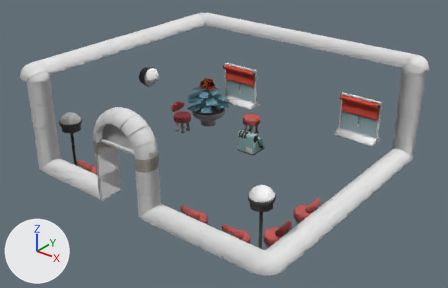
What one commit did to the glTF model www/models/iso_scenes/8.glb.
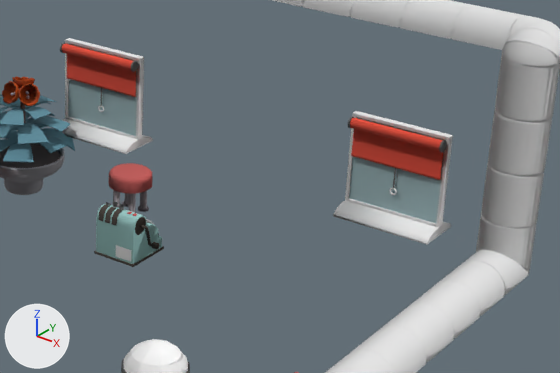
The first picture shows the older version from a 50 mm lens placed at (21.77, -24.37, 15.59), pointed at (6.64, -5.45, 3.86). The close-ups show both versions on the part from 44% to 95% of the width and 16% to 69% of the height of that picture; other places that the commit changed are outside them. The lights are fixed; the arrows at lower left show +X, +Y and +Z. Where no turn or scale is listed for an object, it has been applied to the vertices. Vertices at the same position are counted once.

Objects in the first close-up: 'colored', 'textured_35e3ba26'.
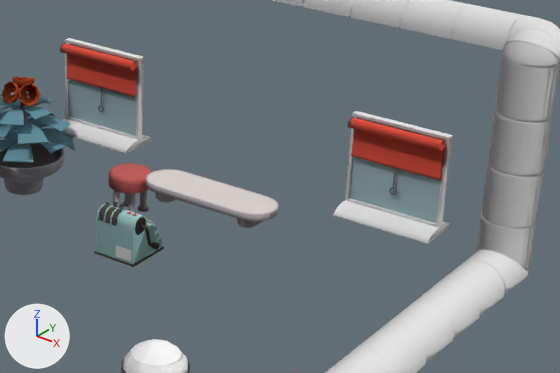
Scene script edits in JSON lines:
```json
{"block": "me_mesh_0", "where": "# used by ob_colored; location = (0.0, 0.0, 0.0)"}
{"op": "remove", "block": "me_mesh_0", "code": "me_mesh_0.from_pydata(...)  # 11231 vertices, 20800 faces; spans x 0.84..12.16, y -10.16..0.99, z 2.0..5.94"}
{"op": "add", "block": "me_mesh_0", "code": "me_mesh_0.from_pydata(...)  # 11323 vertices, 20964 faces; spans x 0.84..12.16, y -10.16..0.99, z 2.0..5.94"}
{"block": "me_mesh_0", "change": "me_mesh_0 part 1: a new loose piece of 88 vertices spanning x 5.0..8.0, y -1.0..0.0, z 2.84..3.0, in mat_material_0"}
{"block": "me_mesh_0", "change": "me_mesh_0 part 2: a new loose piece of 26 vertices spanning x 5.44..5.59, y -0.97..0.0, z 2.5..2.87, in mat_material_0"}
{"block": "me_mesh_0", "change": "me_mesh_0 part 3: a new loose piece of 26 vertices spanning x 7.41..7.56, y -0.97..0.0, z 2.5..2.87, in mat_material_0"}
{"block": "me_mesh_0", "change": "me_mesh_0 part 4: the loose piece of 24 vertices spanning x 3.93..3.97, y 0.21..0.44, z 4.74..4.97 is deleted"}
{"block": "me_mesh_0", "change": "me_mesh_0 part 5: the loose piece of 24 vertices spanning x 10.93..10.97, y 0.21..0.44, z 4.74..4.97 is deleted"}
{"block": "me_mesh_0", "change": "me_mesh_0 part 6: 8 vertices moved from x 2.0..4.0, y 0.01..0.99, z 2.98..3.0 to x 2.0..4.0, y 0.01..0.99, z 3.0..3.17"}
{"block": "me_mesh_0", "change": "me_mesh_0 part 7: 8 vertices moved from x 9.0..11.0, y 0.01..0.99, z 2.98..3.0 to x 9.0..11.0, y 0.01..0.99, z 3.0..3.17"}
```

Boxes (x1, y1, x2, y2) around the edits, measured in the close-ups (560 x 373 px; the box of a moved part takes in the faces that stretch with it):
```json
{"part": 1, "of": "me_mesh_0", "change": "added", "after": [146, 169, 279, 221]}
{"part": 2, "of": "me_mesh_0", "change": "added", "after": [155, 193, 176, 203]}
{"part": 3, "of": "me_mesh_0", "change": "added", "after": [237, 218, 263, 228]}
{"part": 4, "of": "me_mesh_0", "change": "deleted", "before": [131, 61, 138, 72]}
{"part": 5, "of": "me_mesh_0", "change": "deleted", "before": [439, 140, 447, 152]}
{"part": 6, "of": "me_mesh_0", "change": "moved or reshaped", "before": [65, 53, 153, 154], "after": [65, 53, 153, 153]}
{"part": 7, "of": "me_mesh_0", "change": "moved or reshaped", "before": [333, 114, 453, 244], "after": [333, 114, 453, 244]}
```
